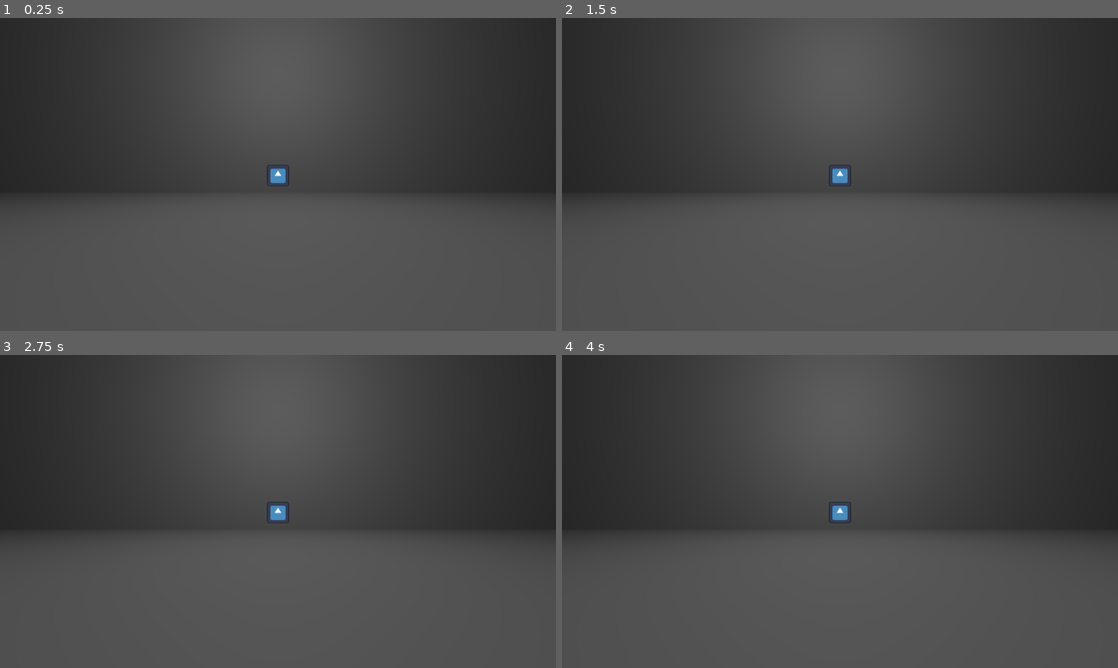
Above: before the commit, frames 1-4 (two rows, left to right).
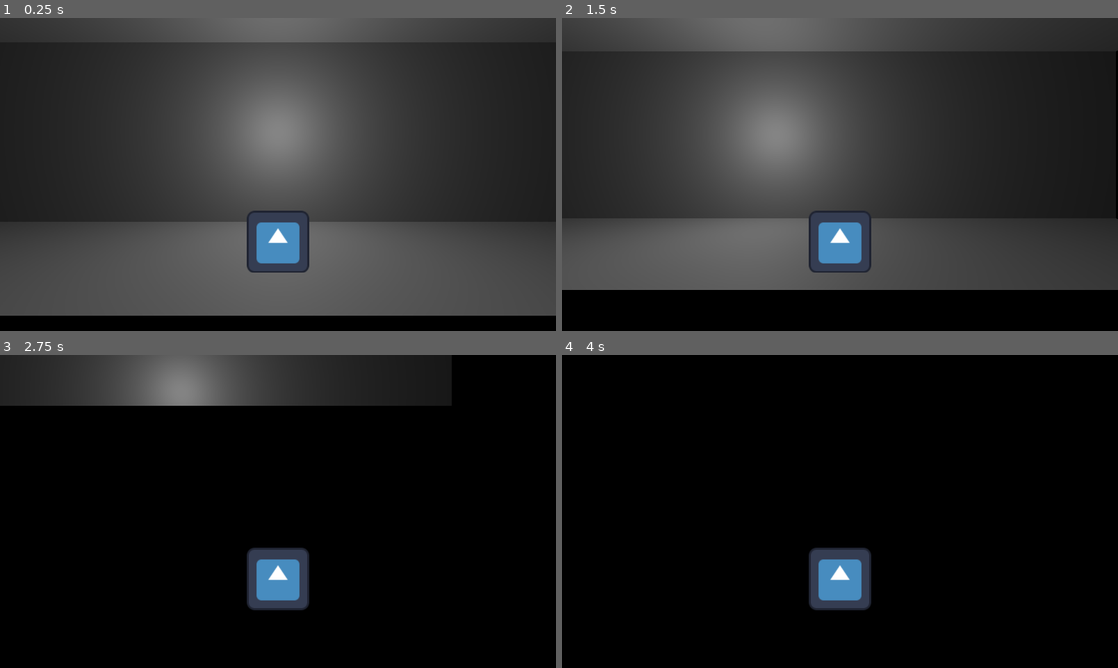
Above: after the commit, the same moments.

Repository: lxdua/EndingLine
Game: Godot game, scene res://Scene/PrisonScene/prison_scene.tscn
Two runs of this game, one before a commit and one after it. Both use one fixed random seed, a clock stepped at 60 frames per second and the inputs below. The engine's default icon, where the game draws it, is replaced by a stand-in: a white triangle on a blue panel in a dark square.
Inputs (mouse positions are in pixels of both pictures, inside the frame that each line leads up to):
- Up to frame 1 (0.25 s): no input
- Up to frame 2 (1.5 s): tap Enter at 0.5 s; move the mouse to (962, 158) at 0.52 s; hold Right (ui_right) 0.53-1.28 s; hold C (interact, bound only after the commit) 0.53-1.28 s; click (962, 158) at 0.67 s; move the mouse to (728, 190) at 1.27 s; hold Down (ui_down) from 1.28 s (still down); click (728, 190) at 1.35 s
- Up to frame 3 (2.75 s): tap C (interact, bound only after the commit) at 1.55 s; move the mouse to (333, 442) at 2.02 s; release Down (ui_down) at 2.03 s; hold Right (ui_right) from 2.03 s (still down); hold C (interact, bound only after the commit) from 2.03 s (still down)
- Up to frame 4 (4 s): move the mouse to (812, 574) at 2.77 s; release Right (ui_right) at 2.78 s; release C (interact, bound only after the commit) at 2.78 s; hold Up (ui_up) 2.78-3.53 s; tap Q at 2.85 s; click (812, 574) at 2.92 s; tap C (interact, bound only after the commit) at 3.05 s; tap Space at 3.5 s; move the mouse to (1006, 558) at 3.52 s; hold Left (ui_left) from 3.53 s (still down); hold C (interact, bound only after the commit) from 3.53 s (still down)

The runs differ from the first frame. In frame 1, 15% of the frame differs, in the area x 0-100%, y 0-100%; in frame 2, 36%; in frame 3, 94%; in frame 4, 100%.

Commit message:
瞎做的地牢场景

Diff:
--- a/endinglinetry/Global/Curtain/curtain_layer.gd
+++ b/endinglinetry/Global/Curtain/curtain_layer.gd
@@ -5,11 +5,18 @@
 @export var curtain_tip_label: Label
 
 
-func fade_in():
+func fade_in(tip: String = ""):
+	curtain_tip_label.text = tip
 	curtain_animation_player.play("curtain fade in")
+	await curtain_animation_player.animation_finished
 
 func fade_out():
 	curtain_animation_player.play("curtain fade out")
 
-func show_tip(tip: String):
+func curtain_change_scene(file: String, tip: String = ""):
 	curtain_tip_label.text = tip
+	curtain_animation_player.play("curtain fade in")
+	await curtain_animation_player.animation_finished
+	get_tree().change_scene_to_file(file)
+	await get_tree().create_timer(2.0).timeout
+	curtain_animation_player.play("curtain fade out")
--- a/endinglinetry/Scene/BaseScene/TrainStatsManager/train_stats_manager.gd
+++ b/endinglinetry/Scene/BaseScene/TrainStatsManager/train_stats_manager.gd
@@ -28,7 +28,7 @@
 
 #region 载重部分
 
-@onready var train_load_label: Label = $"../UI/StatusBarContainer/HBoxContainer/TrainLoadLabel"
+@export var train_load_label: Label
 
 var max_train_load: float = 1000.0:
 	set(v):
@@ -67,7 +67,7 @@
 
 #region 速度部分
 
-@onready var train_speed_label: Label = $"../UI/StatusBarContainer/HBoxContainer/TrainSpeedLabel"
+@export var train_speed_label: Label
 
 var current_speed: float = 5.0:
 	set(v):
@@ -86,7 +86,7 @@
 
 #region 能源部分
 
-@onready var power_progress_bar: TextureProgressBar = $"../UI/StatusBarContainer/HBoxContainer/PowerProgressBar"
+@export var power_progress_bar: TextureProgressBar
 
 var max_power: float = 50.0:
 	set(v):
--- a/endinglinetry/Scene/BaseScene/base_scene.tscn
+++ b/endinglinetry/Scene/BaseScene/base_scene.tscn
@@ -157,10 +157,13 @@
 horizontal_alignment = 1
 vertical_alignment = 1
 
-[node name="TrainStatsManager" type="Node" parent="." node_paths=PackedStringArray("modifier_handler", "base_scene")]
+[node name="TrainStatsManager" type="Node" parent="." node_paths=PackedStringArray("modifier_handler", "base_scene", "train_load_label", "train_speed_label", "power_progress_bar")]
 script = ExtResource("4_d1rko")
 modifier_handler = NodePath("TrainStatsModifierHandler")
 base_scene = NodePath("..")
+train_load_label = NodePath("../UI/StatusBarContainer/HBoxContainer/TrainLoadLabel")
+train_speed_label = NodePath("../UI/StatusBarContainer/HBoxContainer/TrainSpeedLabel")
+power_progress_bar = NodePath("../UI/StatusBarContainer/HBoxContainer/PowerProgressBar")
 
 [node name="TrainStatsModifierHandler" type="Node" parent="TrainStatsManager"]
 script = ExtResource("5_vswfe")
--- /dev/null
+++ b/endinglinetry/Scene/Interaction/interaction.gd
@@ -0,0 +1,5 @@
+extends Area3D
+class_name Interaction
+
+func interact(player_body: PlayerBody):
+	pass
--- /dev/null
+++ b/endinglinetry/Scene/Interaction/interaction.tscn
@@ -0,0 +1,8 @@
+[gd_scene load_steps=2 format=3 uid="uid://ddntya1832u8g"]
+
+[ext_resource type="Script" path="res://Scene/Interaction/interaction.gd" id="1_gjlf6"]
+
+[node name="Interaction" type="Area3D"]
+collision_layer = 4
+collision_mask = 2
+script = ExtResource("1_gjlf6")
--- a/endinglinetry/Scene/Modifier/modifier_value.gd
+++ b/endinglinetry/Scene/Modifier/modifier_value.gd
@@ -12,6 +12,9 @@
 		value = v
 		modifier.value_changed.emit()
 
+func _ready() -> void:
+	modifier.value_changed.emit()
+
 static func create_new_modifier_value(source: String, type: Type, value: float) -> ModifierValue:
 	var new_modifier_value = ModifierValue.new()
 	new_modifier_value.source = source
--- /dev/null
+++ b/endinglinetry/Scene/PlayerBody/player_body.gd
@@ -0,0 +1,37 @@
+extends CharacterBody3D
+class_name PlayerBody
+
+const ACCELERATION: = 40.0
+const SPEED: = 4.0
+
+var target: Array[Interaction]
+
+func _unhandled_input(event: InputEvent) -> void:
+	if event.is_action_pressed("interact"):
+		print(target)
+		if not target.is_empty():
+			target.back().interact(self)
+
+func _physics_process(delta: float) -> void:
+	if not is_on_floor():
+		velocity += get_gravity() * delta
+	var input_dir := Input.get_vector("ui_left", "ui_right", "ui_up", "ui_down")
+	var direction := (transform.basis * Vector3(input_dir.x, 0, input_dir.y)).normalized()
+	if direction:
+		velocity.x = move_toward(velocity.x, direction.x * SPEED, ACCELERATION * delta)
+		velocity.z = move_toward(velocity.z, direction.z * SPEED, ACCELERATION * delta)
+	else:
+		velocity.x = move_toward(velocity.x, 0, ACCELERATION * delta)
+		velocity.z = move_toward(velocity.z, 0, ACCELERATION * delta)
+	move_and_slide()
+
+
+func _on_player_body_area_area_entered(area: Area3D) -> void:
+	print(area)
+	if area is Interaction:
+		target.append(area)
+
+func _on_player_body_area_area_exited(area: Area3D) -> void:
+	print(area)
+	if area is Interaction:
+		target.erase(area)
--- /dev/null
+++ b/endinglinetry/Scene/PlayerBody/player_body.tscn
@@ -0,0 +1,30 @@
+[gd_scene load_steps=5 format=3 uid="uid://cvr3pj2lbmy6p"]
+
+[ext_resource type="Script" path="res://Scene/PlayerBody/player_body.gd" id="1_um44s"]
+[ext_resource type="Texture2D" uid="uid://dgbe8puaplb6m" path="res://icon.svg" id="1_xr50g"]
+
+[sub_resource type="CapsuleShape3D" id="CapsuleShape3D_t3er2"]
+height = 1.25
+
+[sub_resource type="BoxShape3D" id="BoxShape3D_ev48w"]
+size = Vector3(1.38232, 1, 0.562988)
+
+[node name="PlayerBody" type="CharacterBody3D"]
+collision_layer = 2
+script = ExtResource("1_um44s")
+
+[node name="PlayerBodySprite" type="Sprite3D" parent="."]
+texture = ExtResource("1_xr50g")
+
+[node name="PlayerBodyCollisionShape" type="CollisionShape3D" parent="."]
+shape = SubResource("CapsuleShape3D_t3er2")
+
+[node name="PlayerBodyArea" type="Area3D" parent="."]
+collision_layer = 0
+collision_mask = 4
+
+[node name="PlayerBodyAreaCollisionShape" type="CollisionShape3D" parent="PlayerBodyArea"]
+shape = SubResource("BoxShape3D_ev48w")
+
+[connection signal="area_entered" from="PlayerBodyArea" to="." method="_on_player_body_area_area_entered"]
+[connection signal="area_exited" from="PlayerBodyArea" to="." method="_on_player_body_area_area_exited"]
--- /dev/null
+++ b/endinglinetry/Scene/PrisonScene/PrisonSetOut/prision_set_out.gd
@@ -0,0 +1,5 @@
+extends Interaction
+
+
+func interact(player_body: PlayerBody):
+	CurtainLayer.curtain_change_scene("res://Scene/BaseScene/base_scene.tscn", "少女祈祷中。。。")
--- a/endinglinetry/Scene/PrisonScene/prison_scene.tscn
+++ b/endinglinetry/Scene/PrisonScene/prison_scene.tscn
@@ -1,34 +1,46 @@
-[gd_scene load_steps=3 format=3 uid="uid://dpcfjhve3hm0q"]
+[gd_scene load_steps=6 format=3 uid="uid://dpcfjhve3hm0q"]
 
-[ext_resource type="Texture2D" uid="uid://dgbe8puaplb6m" path="res://icon.svg" id="1_bvwh1"]
+[ext_resource type="PackedScene" uid="uid://cvr3pj2lbmy6p" path="res://Scene/PlayerBody/player_body.tscn" id="1_0uxx2"]
+[ext_resource type="PackedScene" uid="uid://ddntya1832u8g" path="res://Scene/Interaction/interaction.tscn" id="2_gj2s1"]
+[ext_resource type="Script" path="res://Scene/PrisonScene/PrisonSetOut/prision_set_out.gd" id="3_itwpy"]
 
 [sub_resource type="Environment" id="Environment_ruy7b"]
-background_mode = 2
+background_mode = 1
+
+[sub_resource type="BoxShape3D" id="BoxShape3D_0m0cr"]
+size = Vector3(3.47461, 2.39563, 3.75513)
 
 [node name="PrisonScene" type="Node3D"]
 
 [node name="WorldEnvironment" type="WorldEnvironment" parent="."]
 environment = SubResource("Environment_ruy7b")
 
-[node name="Camera" type="Camera3D" parent="."]
-transform = Transform3D(1, 0, 0, 0, 1, 0, 0, 0, 1, 0, 4.62222, -0.0148027)
+[node name="PlayerBody" parent="." instance=ExtResource("1_0uxx2")]
+transform = Transform3D(1, 0, 0, 0, 1, 0, 0, 0, 1, 0, 2.91129, -4.2002)
+
+[node name="Camera" type="Camera3D" parent="PlayerBody"]
+transform = Transform3D(1, 0, 0, 0, 1, 0, 0, 0, 1, 0, 1.38372, 4.1854)
 
 [node name="CSGCombiner3D" type="CSGCombiner3D" parent="."]
+use_collision = true
 
 [node name="CSGBox3D" type="CSGBox3D" parent="CSGCombiner3D"]
-transform = Transform3D(1, 0, 0, 0, 1, 0, 0, 0, 1, 0, 11.0277, -20.4106)
-size = Vector3(63.4532, 24.1299, 37.6279)
+transform = Transform3D(1, 0, 0, 0, 1, 0, 0, 0, 1, 0, 4.55116, -6.36368)
+size = Vector3(31.1636, 12.0352, 6.88125)
 
 [node name="CSGBox3D2" type="CSGBox3D" parent="CSGCombiner3D"]
-transform = Transform3D(1, 0, 0, 0, 1, 0, 0, 0, 1, 0, 15.3419, 3.86363)
+transform = Transform3D(1, 0, 0, 0, 1, 0, 0, 0, 1, 0.413464, 5.86745, -3.32039)
 operation = 2
-size = Vector3(63.4532, 24.1299, 38.3735)
+size = Vector3(32.2256, 7.61475, 10.6913)
 
 [node name="OmniLight3D" type="OmniLight3D" parent="."]
-transform = Transform3D(1, 0, 0, 0, 1, 0, 0, 0, 1, 0, 12.8182, -6.84484)
+transform = Transform3D(1, 0, 0, 0, 1, 0, 0, 0, 1, 0, 5.91278, -6.84484)
 omni_range = 66.3479
 omni_attenuation = 0.5
 
-[node name="Sprite3D" type="Sprite3D" parent="."]
-transform = Transform3D(1, 0, 0, 0, 1, 0, 0, 0, 1, 0, 4.56093, -11.9073)
-texture = ExtResource("1_bvwh1")
+[node name="PrisonSetOut" parent="." instance=ExtResource("2_gj2s1")]
+transform = Transform3D(1, 0, 0, 0, 1, 0, 0, 0, 1, 14, 3, -6)
+script = ExtResource("3_itwpy")
+
+[node name="CollisionShape3D" type="CollisionShape3D" parent="PrisonSetOut"]
+shape = SubResource("BoxShape3D_0m0cr")
--- a/endinglinetry/project.godot
+++ b/endinglinetry/project.godot
@@ -41,6 +41,17 @@
 "events": [Object(InputEventMouseButton,"resource_local_to_scene":false,"resource_name":"","device":-1,"window_id":0,"a …(253 unchanged characters)…
 ]
 }
+interact={
+"deadzone": 0.5,
+"events": [Object(InputEventKey,"resource_local_to_scene":false,"resource_name":"","device":-1,"window_id":0,"alt_pressed":false,"shift_pressed":false,"ctrl_pressed":false,"meta_pressed":false,"pressed":false,"keycode":0,"physical_keycode":67,"key_label":0,"unicode":99,"location":0,"echo":false,"script":null)
+]
+}
+
+[layer_names]
+
+3d_physics/layer_1="Ground"
+3d_physics/layer_2="Player"
+3d_physics/layer_3="Interaction"
 
 [rendering]
 
